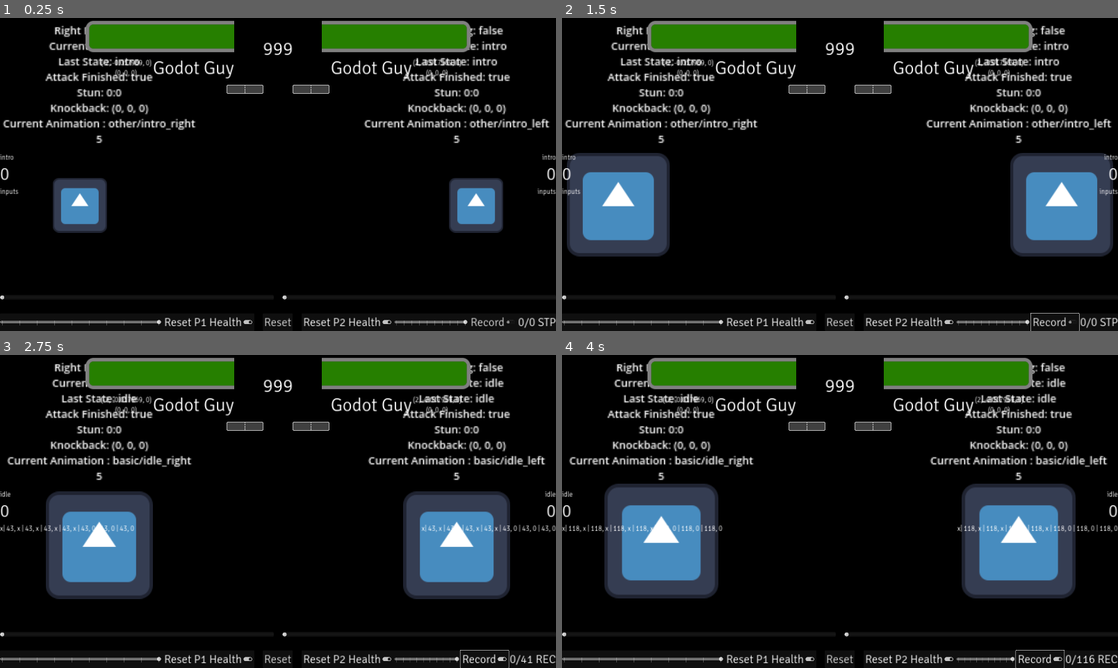
Above: before the commit, frames 1-4 (two rows, left to right).
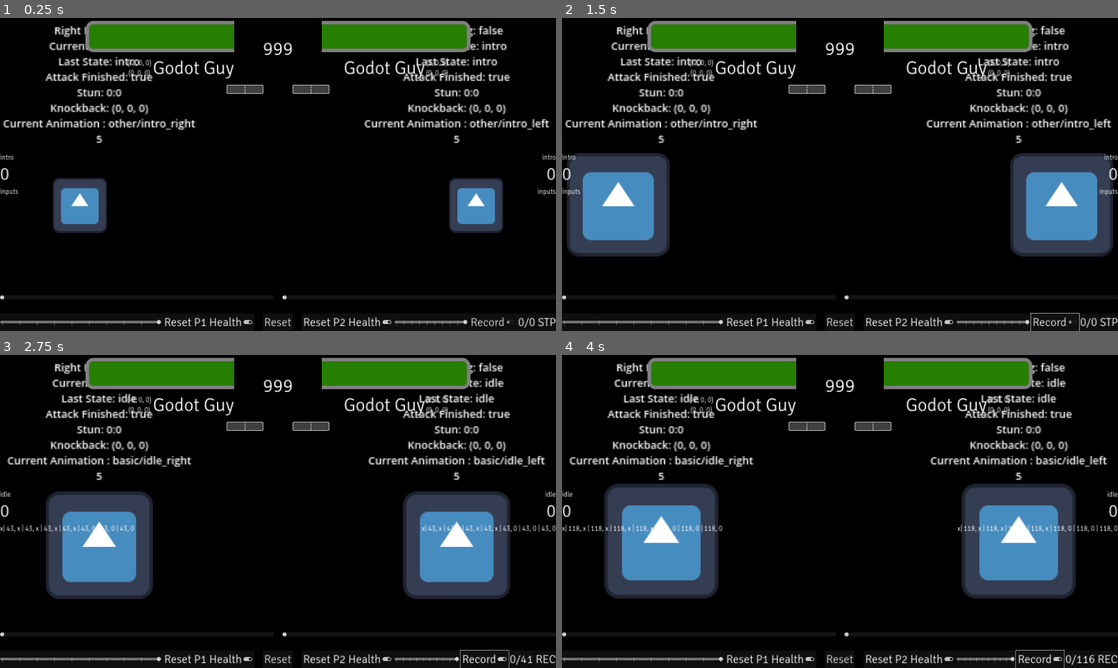
Above: after the commit, the same moments.

Repository: SHyguymoll/FightingGameEngineExampleCharacter
Game: Godot game, scene res://Test Character/TestCharacter.tscn
Same seed, same stepped clock (60 frames per second), same inputs: the game is played once before the commit and once after it. The engine's default icon, where the game draws it, is replaced by a stand-in: a white triangle on a blue panel in a dark square. Sound files missing from this copy of the repository are replaced by a short silence.
Inputs:
- Up to frame 1 (0.25 s): no input
- Up to frame 2 (1.5 s): click "Record" at 0.5 s; click "Record" at 1.25 s
- Up to frame 3 (2.75 s): click "Record" at 2 s
- Up to frame 4 (4 s): tap I (training_replay) at 2.85, 3.6 s

The runs differ from the first frame. In frame 1, 0.7% of the frame differs, in the area x 18-83%, y 13-20%; in frame 2, 0.7%; in frame 3, 0.7%; in frame 4, 0.7%.

Commit message:
the lord is testing me

Diff:
--- a/GodotGuy/MainScript.gd
+++ b/GodotGuy/MainScript.gd
@@ -102,7 +102,7 @@
 	"jump_a": preload("res://GodotGuy/scenes/hitboxes/jump/a.tscn"),
 	"jump_b": preload("res://GodotGuy/scenes/hitboxes/jump/b.tscn"),
 	"jump_c": preload("res://GodotGuy/scenes/hitboxes/jump/c.tscn"),
-	"uppercut": preload("res://GodotGuy/scenes/hitboxes/jump/c.tscn"),
+	"uppercut": preload("res://GodotGuy/scenes/hitboxes/special/uppercut.tscn"),
 	"grab": preload("res://GodotGuy/scenes/hitboxes/stand/grab.tscn"),
 	"grab_followup": preload("res://GodotGuy/scenes/hitboxes/stand/grab_followup.tscn"),
 }
--- a/GodotGuy/scenes/GodotGuy.tscn
+++ b/GodotGuy/scenes/GodotGuy.tscn
@@ -4142,7 +4142,7 @@
 }
 
 [sub_resource type="BoxShape3D" id="BoxShape3D_38jcs"]
-size = Vector3(0.202, 1.068, 0.27)
+size = Vector3(0.202, 1.08658, 0.27)
 
 [sub_resource type="BoxShape3D" id="BoxShape3D_vbsgv"]
 size = Vector3(1.45025, 1.28207, 1)
@@ -4193,7 +4193,7 @@
 }
 
 [node name="GroundCollision" type="CollisionShape3D" parent="."]
-transform = Transform3D(1, 0, 0, 0, 1, 0, 0, 0, 1, 0, 0.552, 0)
+transform = Transform3D(1, 0, 0, 0, 1, 0, 0, 0, 1, 0, 0.54271, 0)
 shape = SubResource("BoxShape3D_38jcs")
 
 [node name="StopPlayerIntersection" type="Area3D" parent="."]
@@ -4211,13 +4211,13 @@
 monitorable = false
 
 [node name="HurtboxShape" type="CollisionShape3D" parent="Hurtbox"]
-transform = Transform3D(1, 0, 0, 0, 1, 0, 0, 0, 1, 0, 0.642, 0)
-shape = ExtResource("3_8q5n8")
+transform = Transform3D(1, 0, 0, 0, 1, 0, 0, 0, 1, 0, 0.344, 0)
+shape = ExtResource("2_ahw0y")
 
 [node name="Grabbing" parent="." instance=ExtResource("7_eysur")]
 
 [node name="SpriteMain" type="Sprite3D" parent="."]
-transform = Transform3D(1, 0, 0, 0, 1, 0, 0, 0, 1, 0, 0.67, 0)
+transform = Transform3D(1, 0, 0, 0, 0.776615, 0, 0, 0, 1, 0, 0.529186, 0)
 rotation_edit_mode = 1
 no_depth_test = true
 texture = ExtResource("14_03fpi")
